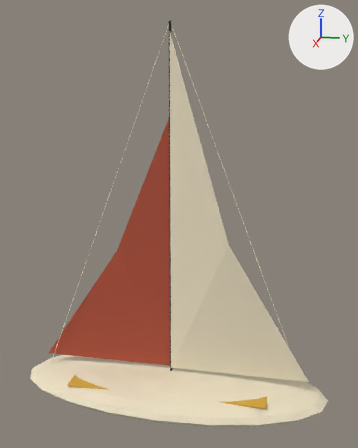
Two versions of the Blender file art_source/screenprint/props/sailboat.blend, one commit apart.
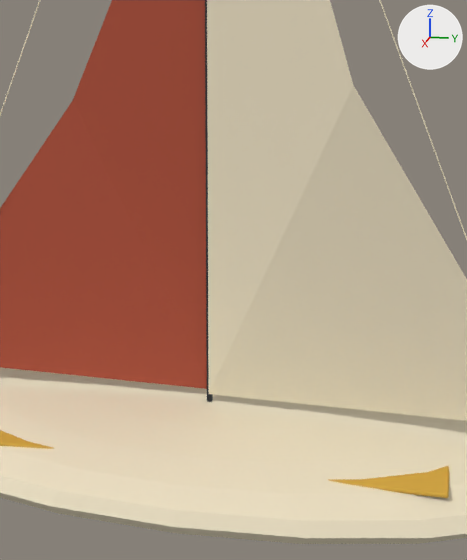
There are two pictures of each version: one whole from a 50 mm camera at (23.04, 5.01, 14.5) aimed at (-0.1, 0.39, 8.71), one close up on the part from 25% to 76% of the width and 47% to 97% of the height. Every picture has the same lights, and +X, +Y and +Z are marked at upper right. The last two pictures show the newer version.

In view in the first close-up: 'Deck', 'ForeSail', 'Hull', 'MainSail', 'Mast' and 2 more.
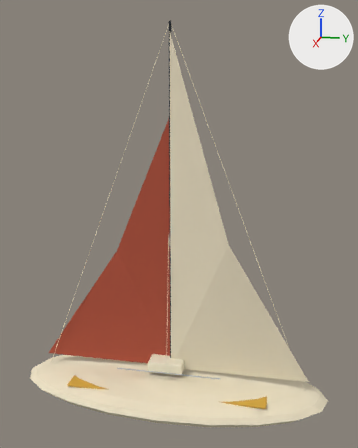
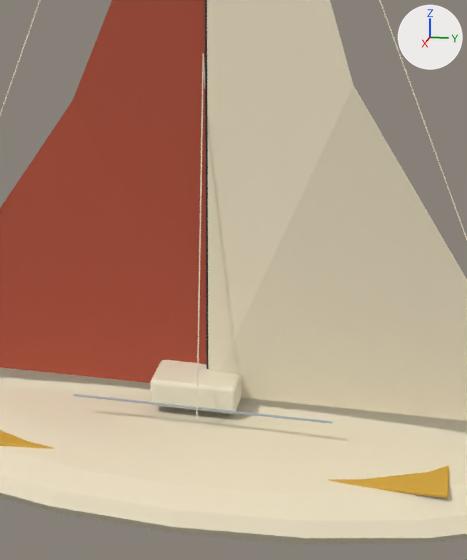
Diff of the bpy script that builds the scene:
```diff
--- a/art_source/screenprint/props/sailboat.blend.py
+++ b/art_source/screenprint/props/sailboat.blend.py
@@ mat_white @@
+mat_white = principled_material('white')
+mat_white.base_color = (0.871, 0.807, 0.617)  # pale yellow #f0e8ce
+mat_white.roughness = 0.74
@@ mat_chrome @@
+mat_chrome = principled_material('chrome')
+mat_chrome.base_color = (0.407, 0.468, 0.503)  # grey #abb6bc
+mat_chrome.roughness = 0.74
@@ me_cube_004 @@
+me_cube_004.from_pydata(...)  # a box spanning x -0.75..0.75, y -0.9..0.9, z -0.3..0.3
+me_cube_004.materials.append(mat_white)  # pale yellow #f0e8ce
@@ me_cube_003 @@
+me_cube_003.from_pydata(...)  # a box spanning x -0.02..0.02, y -0.02..0.02, z -2.65..2.65
+me_cube_003.materials.append(mat_chrome)  # grey #abb6bc
@@ me_cube_002 @@
+me_cube_002.from_pydata(...)  # a box spanning x -0.01..0.01, y -0.01..0.01, z -3.65..3.65
+me_cube_002.materials.append(mat_white)  # pale yellow #f0e8ce
@@ ob_brushlinecabin @@
+ob_brushlinecabin = bpy.data.objects.new('BrushlineCabin', me_cube_004)
+ob_brushlinecabin.location = (0.0, -0.2, 1.25)
+_m = ob_brushlinecabin.modifiers.new('Authored edge radius', 'BEVEL')
+_m.segments = 3
+_m = ob_brushlinecabin.modifiers.new('Weighted body normals', 'WEIGHTED_NORMAL')
@@ ob_brushlinerail_001 @@
+ob_brushlinerail_001 = bpy.data.objects.new('BrushlineRail.001', me_cube_003)
+ob_brushlinerail_001.location = (1.1, 0.05, 1.25)
+ob_brushlinerail_001.rotation_euler = (1.571, 0.0, 0.0)  # degrees (90, 0, 0)
+_m = ob_brushlinerail_001.modifiers.new('Authored edge radius', 'BEVEL')
+_m.width = 0.00525
+_m.width_pct = 0.00525
+_m.segments = 3
+_m = ob_brushlinerail_001.modifiers.new('Weighted body normals', 'WEIGHTED_NORMAL')
@@ ob_brushlineshroud_001 @@
+ob_brushlineshroud_001 = bpy.data.objects.new('BrushlineShroud.001', me_cube_002)
+ob_brushlineshroud_001.location = (0.6, -0.05, 4.7)
+ob_brushlineshroud_001.rotation_euler = (0.166, 0.0, -1.488)  # degrees (9.5, 0, -85)
+_m = ob_brushlineshroud_001.modifiers.new('Authored edge radius', 'BEVEL')
+_m.width = 0.0036
+_m.width_pct = 0.0036
+_m.segments = 3
+_m = ob_brushlineshroud_001.modifiers.new('Weighted body normals', 'WEIGHTED_NORMAL')
```

Boxes [x1, y1, x2, y2] around the edits, measured in the close-ups (467 x 560 px):
'BrushlineCabin', added (pale yellow): after [150, 360, 242, 414]
'BrushlineRail.001', added: after [74, 394, 332, 424]
'BrushlineShroud.001', added (pale yellow): after [196, 54, 204, 418]
